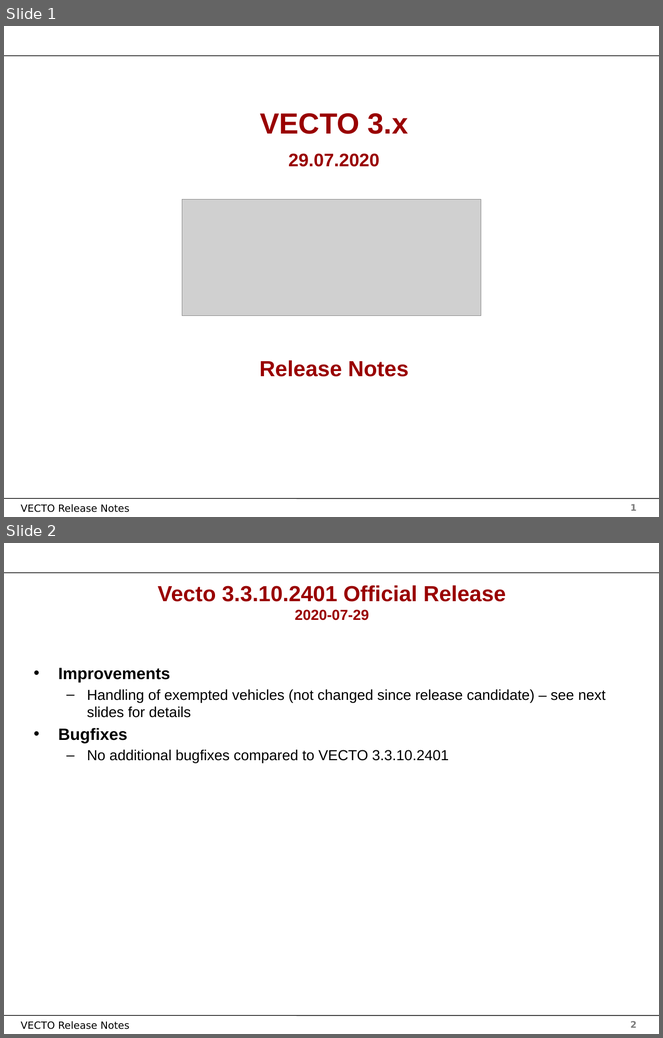
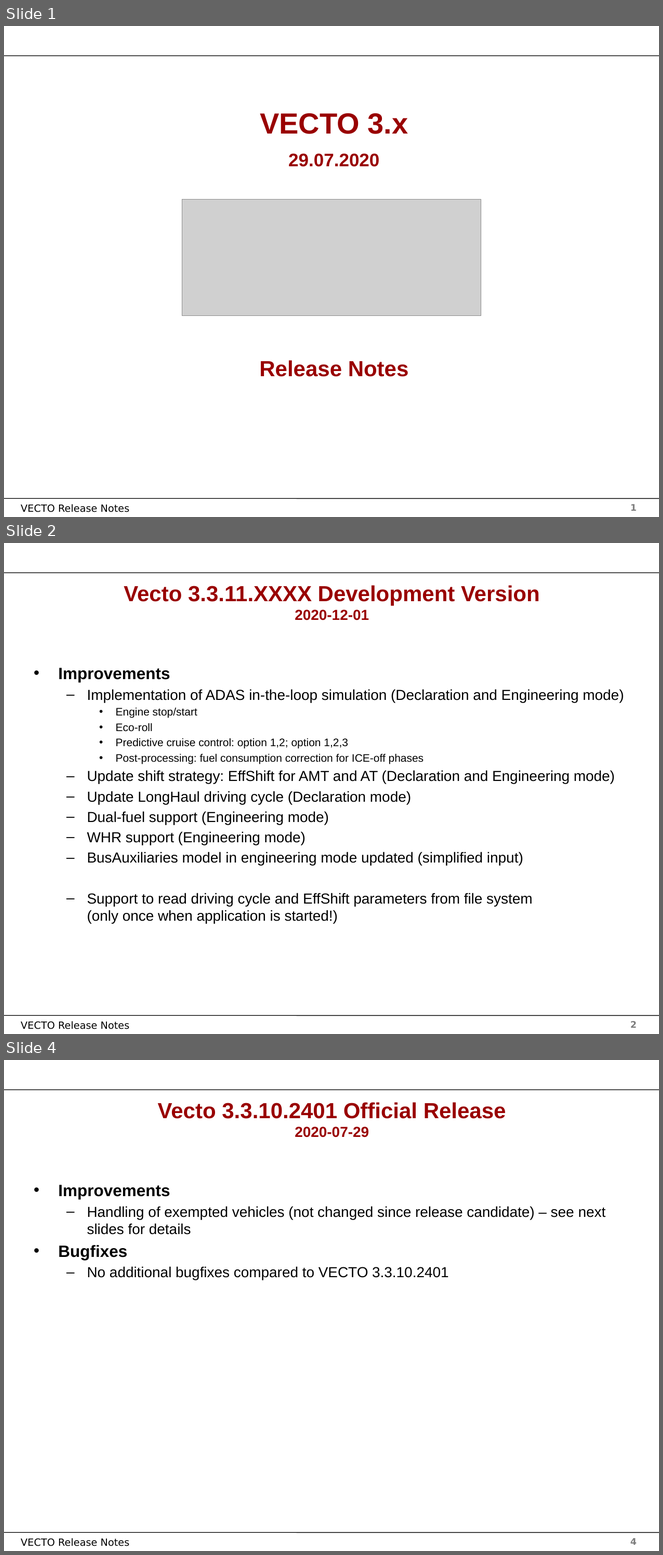
Before and after one commit to mohgsaad-art/VECTO, a slide deck: Documentation/User Manual Source/Release Notes Vecto3.x.pptx. Shown one above the other, each under a label of ours: slides 1 and 2 before the commit, slides 1, 2 and 4 after it; the slides between them are not shown. The pictures are 663x1038 and 663x1555 pixels, drawn with LibreOffice and Linux fonts; fonts in the diff are those of the drawing; grey boxes stand for pictures; background and template pictures are left out. Boxes give left, top, right and bottom in pixels: in the first picture for what was removed or moved away, otherwise in the second. Text is boxed around its words. In the diff, an @@ line names an element or a change of style, - is before the commit and + after.

```diff
--- a/Documentation/User Manual Source/Release Notes Vecto3.x.pptx
+++ b/Documentation/User Manual Source/Release Notes Vecto3.x.pptx
@@ slide 2 added at [4, 543, 659, 1034], background #FFFFFF; not listed: 4 template elements that a slide beside it also shows @@
@@ title added at [124, 585, 540, 620], 24 pt, text #990000, bold @@
+Vecto 3.3.11.XXXX Development Version
+2020-12-01
@@ text added at [58, 668, 624, 924], 16 pt, text #000000 @@
+• Improvements
+  – Implementation of ADAS in-the-loop simulation (Declaration and Engineering mode)
+    • Engine stop/start
+    • Eco-roll
+    • Predictive cruise control: option 1,2; option 1,2,3
+    • Post-processing: fuel consumption correction for ICE-off phases
+  – Update shift strategy: EffShift for AMT and AT (Declaration and Engineering mode)
+  – Update LongHaul driving cycle (Declaration mode)
+  – Dual-fuel support (Engineering mode)
+  – WHR support (Engineering mode)
+  – BusAuxiliaries model in engineering mode updated (simplified input)
+  – Support to read driving cycle and EffShift parameters from file system
+    (only once when application is started!)
@@ what was slide 2 is now slide 4 @@
@@ page number at [631, 1538, 637, 1545]: text changed @@
-2
+4
```
Also in this commit, not shown: 1 other slide added.
